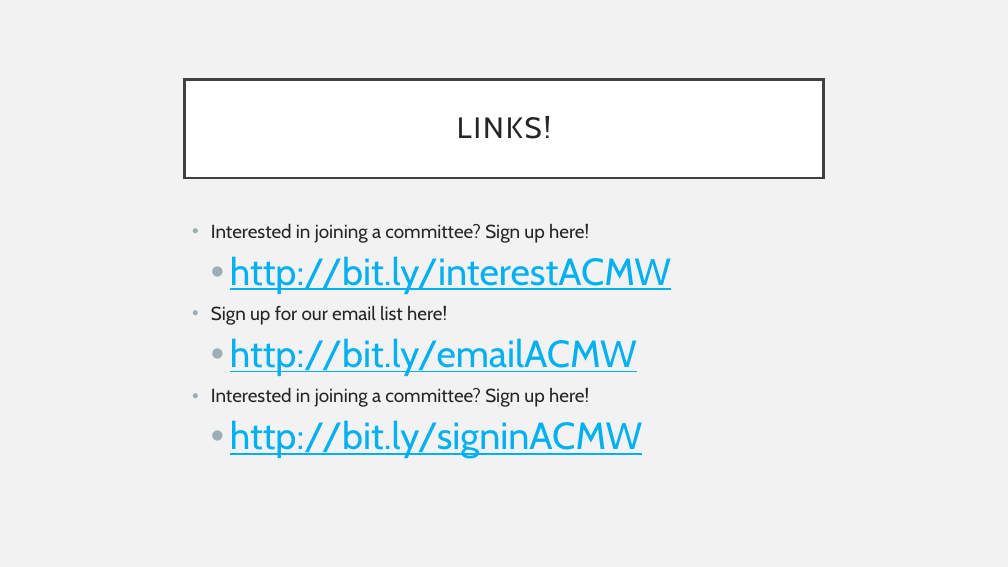
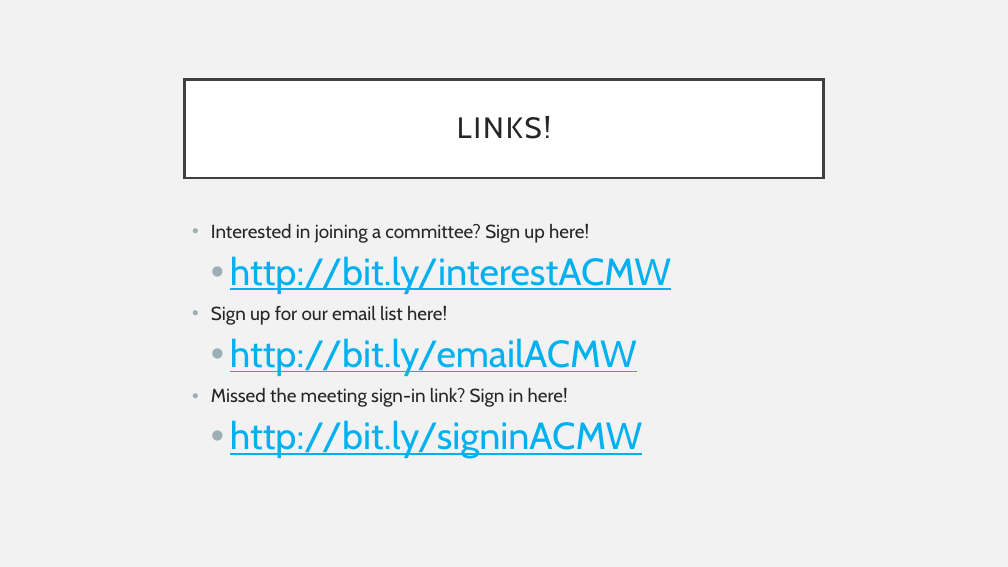
Before and after one commit to ucfacmw/Meeting-PopwerPoints, a slide deck: slide 7 of Feb 19 ACMW meeting.pptx. Drawn at 1008x567 pixels with LibreOffice and Linux fonts; fonts in the diff are those of the drawing. Boxes give left, top, right and bottom in pixels: in the first picture for what was removed or moved away, otherwise in the second. Text is boxed around its words. In the diff, an @@ line names an element or a change of style, - is before the commit and + after.

```diff
--- a/Feb 19 ACMW meeting.pptx
+++ b/Feb 19 ACMW meeting.pptx
@@ text at <box>211,388,568,407</box>: text changed @@
-• Interested in joining a committee? Sign up here!
+• Missed the meeting sign-in link? Sign in here!
```
Also in this commit, not shown: 2 other slides changed.
